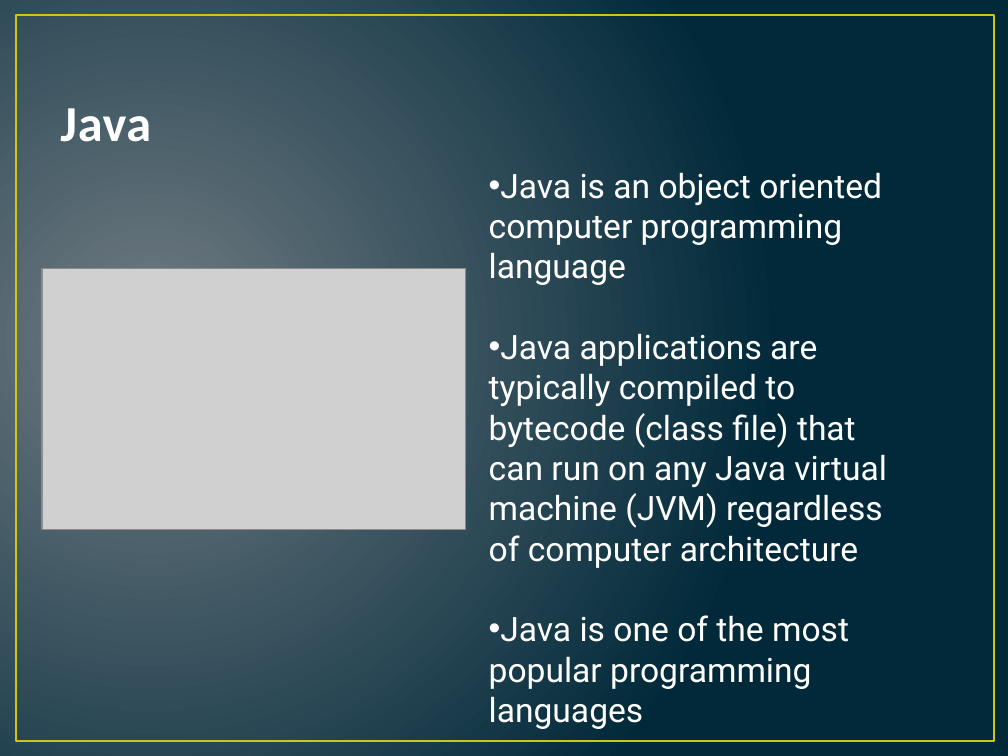
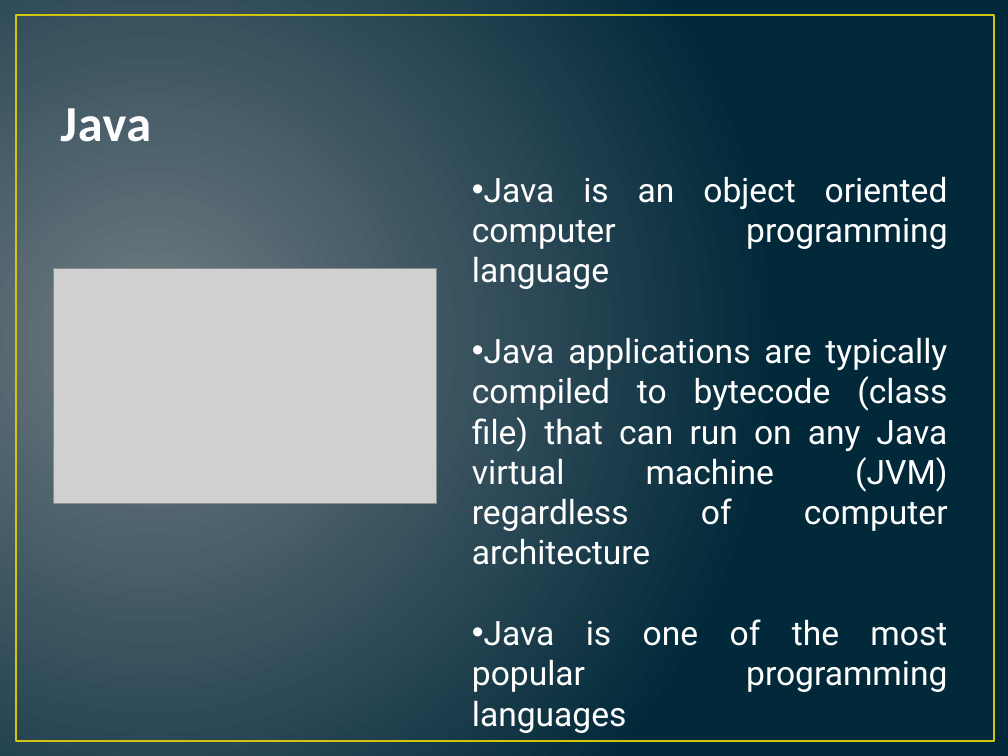
Before and after one commit to mayankrastogi/MonsterAssault, a slide deck: slide 7 of Documentation/Monster Assault.pptx. Drawn at 1008x756 pixels with LibreOffice and Linux fonts; fonts in the diff are those of the drawing; grey boxes stand for pictures. Boxes give left, top, right and bottom in pixels: in the first picture for what was removed or moved away, otherwise in the second. Text is boxed around its words. In the diff, an @@ line names an element or a change of style, - is before the commit and + after.

```diff
--- a/Documentation/Monster Assault.pptx
+++ b/Documentation/Monster Assault.pptx
@@ text "Java is an object oriented ...": place and size @@
-text "Java is an object oriented ..." at (489, 172, 887, 729)
+text "Java is an object oriented ..." at (472, 176, 948, 733)
@@ text "Java is an object oriented ..." at (472, 176, 948, 733): alignment left to justified @@
@@ picture: place and size @@
-picture at (42, 269, 466, 529)
+picture at (54, 269, 437, 504)
```
Also in this commit, not shown: 8 other slides changed.
